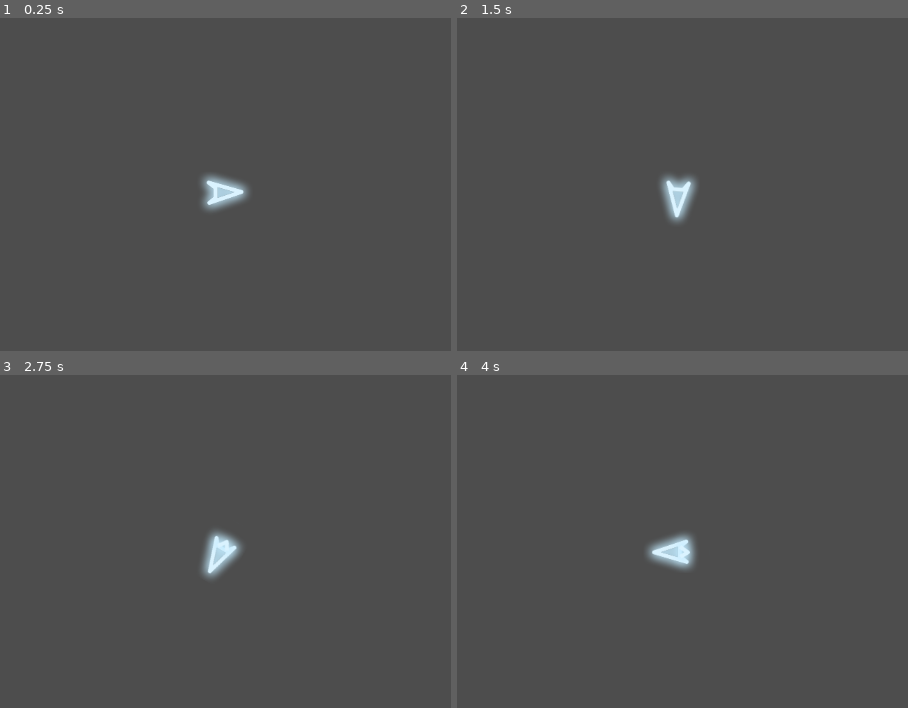
Above: before the commit, frames 1-4 (two rows, left to right).
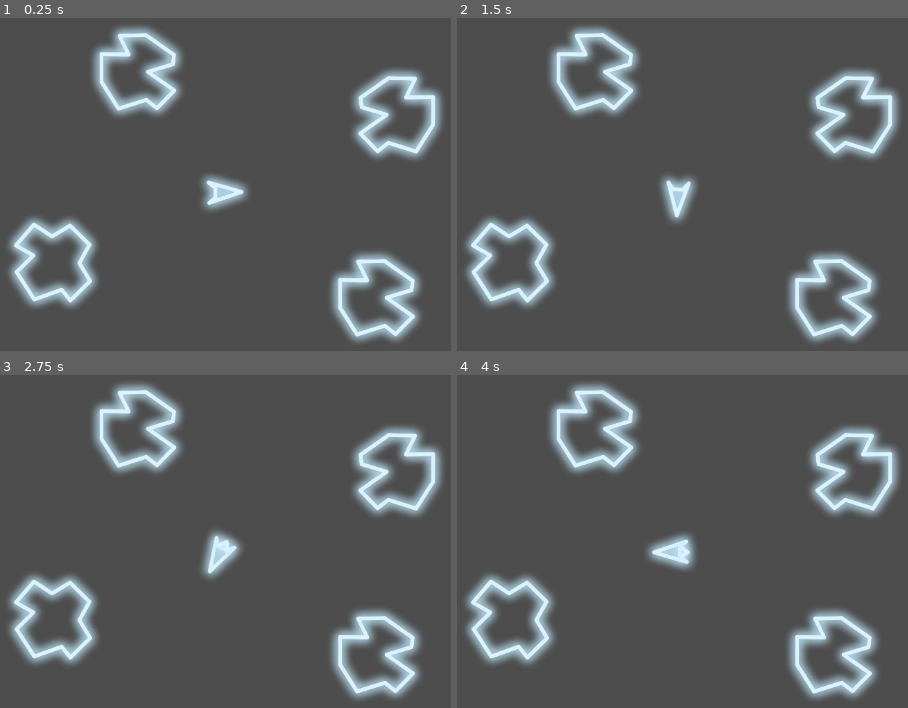
Above: after the commit, the same moments.

Repository: AllanSechrist/asteroids
Game: Godot game, scene res://scenes/sandbox.tscn
Two runs of this game, one before a commit and one after it. Both use one fixed random seed, a clock stepped at 60 frames per second and the inputs below. The project has no main scene, so this scene is started directly.
Inputs:
- Up to frame 1 (0.25 s): no input
- Up to frame 2 (1.5 s): tap Enter at 0.5 s; hold D (turn_right) 0.53-1.28 s; hold W (move) 0.53-1.28 s; hold A (turn_left) from 1.28 s (still down); tap W (move) at 1.35 s
- Up to frame 3 (2.75 s): release A (turn_left) at 2.03 s; hold D (turn_right) from 2.03 s (still down); hold W (move) from 2.03 s (still down)
- Up to frame 4 (4 s): release W (move) at 2.78 s; tap W (move) at 2.85 s; release D (turn_right) at 3.53 s; hold A (turn_left) from 3.53 s (still down); hold W (move) from 3.53 s (still down)

The runs differ from the first frame. In frame 1, 14% of the frame differs, in the area x 1-99%, y 2-98%; in frame 2, 14%; in frame 3, 14%; in frame 4, 14%.

Commit message:
add big asteroid

Diff:
--- /dev/null
+++ b/assets/sprites/asteroids/BigAsteroid_1.tres
@@ -0,0 +1,7 @@
+[gd_resource type="AtlasTexture" format=3 uid="uid://bgdqyw5faxnx6"]
+
+[ext_resource type="Texture2D" uid="uid://c774ifh5id0it" path="res://assets/sprites/asteroids-2x.png" id="1_4ihsp"]
+
+[resource]
+atlas = ExtResource("1_4ihsp")
+region = Rect2(0, 0, 160, 160)
--- /dev/null
+++ b/assets/sprites/asteroids/BigAsteroid_2.tres
@@ -0,0 +1,7 @@
+[gd_resource type="AtlasTexture" format=3 uid="uid://kt2dogxmksnn"]
+
+[ext_resource type="Texture2D" uid="uid://c774ifh5id0it" path="res://assets/sprites/asteroids-2x.png" id="1_pe2nu"]
+
+[resource]
+atlas = ExtResource("1_pe2nu")
+region = Rect2(160, 0, 160, 160)
--- /dev/null
+++ b/assets/sprites/asteroids/BigAsteroid_3.tres
@@ -0,0 +1,7 @@
+[gd_resource type="AtlasTexture" format=3 uid="uid://dkg32uc7f83fc"]
+
+[ext_resource type="Texture2D" uid="uid://c774ifh5id0it" path="res://assets/sprites/asteroids-2x.png" id="1_nad71"]
+
+[resource]
+atlas = ExtResource("1_nad71")
+region = Rect2(320, 0, 160, 160)
--- /dev/null
+++ b/scenes/asteroids/big_asteroid.gd
@@ -0,0 +1,11 @@
+extends Area2D
+class_name BigAsteroid
+
+@export var sprite_variants: Array[Texture2D] = []
+
+@onready var sprite_2d: Sprite2D = $Sprite2D
+
+func _ready() -> void:
+	if sprite_variants.size() > 0:
+		sprite_2d.texture = sprite_variants.pick_random()
+	sprite_2d.flip_h = randi() % 2 == 0 # randomly flips sprite.
--- /dev/null
+++ b/scenes/asteroids/big_asteroid.tscn
@@ -0,0 +1,18 @@
+[gd_scene format=3 uid="uid://d3x0fnkj3jumk"]
+
+[ext_resource type="Texture2D" uid="uid://bgdqyw5faxnx6" path="res://assets/sprites/asteroids/BigAsteroid_1.tres" id="1_6lffe"]
+[ext_resource type="Script" uid="uid://b81sgrm3tv4xt" path="res://scenes/asteroids/big_asteroid.gd" id="1_y2s20"]
+[ext_resource type="Texture2D" uid="uid://kt2dogxmksnn" path="res://assets/sprites/asteroids/BigAsteroid_2.tres" id="3_8kwfn"]
+[ext_resource type="Texture2D" uid="uid://dkg32uc7f83fc" path="res://assets/sprites/asteroids/BigAsteroid_3.tres" id="4_jtov4"]
+
+[sub_resource type="CircleShape2D" id="CircleShape2D_y2s20"]
+
+[node name="BigAsteroid" type="Area2D" unique_id=1317233345]
+script = ExtResource("1_y2s20")
+sprite_variants = Array[Texture2D]([ExtResource("1_6lffe"), ExtResource("3_8kwfn"), ExtResource("4_jtov4")])
+
+[node name="CollisionShape2D" type="CollisionShape2D" parent="." unique_id=344104015]
+shape = SubResource("CircleShape2D_y2s20")
+
+[node name="Sprite2D" type="Sprite2D" parent="." unique_id=1638196074]
+texture = ExtResource("1_6lffe")
--- a/scenes/sandbox.tscn
+++ b/scenes/sandbox.tscn
@@ -1,9 +1,24 @@
 [gd_scene format=3 uid="uid://hbbvpf1lbn3j"]
 
 [ext_resource type="PackedScene" uid="uid://cqk7p0e26gfk1" path="res://scenes/ship/ship.tscn" id="1_2ddto"]
+[ext_resource type="PackedScene" uid="uid://d3x0fnkj3jumk" path="res://scenes/asteroids/big_asteroid.tscn" id="2_rgld7"]
 
 [node name="Sandbox" type="Node2D" unique_id=1026063426]
 
 [node name="Ship" parent="." unique_id=923968611 instance=ExtResource("1_2ddto")]
 position = Vector2(562, 294)
 motion_mode = 1
+
+[node name="Asteroids" type="Node2D" parent="." unique_id=1279196508]
+
+[node name="BigAsteroid" parent="Asteroids" unique_id=1317233345 instance=ExtResource("2_rgld7")]
+position = Vector2(444, 119)
+
+[node name="BigAsteroid2" parent="Asteroids" unique_id=588302104 instance=ExtResource("2_rgld7")]
+position = Vector2(788, 445)
+
+[node name="BigAsteroid3" parent="Asteroids" unique_id=879094982 instance=ExtResource("2_rgld7")]
+position = Vector2(817, 181)
+
+[node name="BigAsteroid4" parent="Asteroids" unique_id=98907357 instance=ExtResource("2_rgld7")]
+position = Vector2(323, 395)
Not shown, added: scenes/asteroids/big_asteroid.gd.uid
